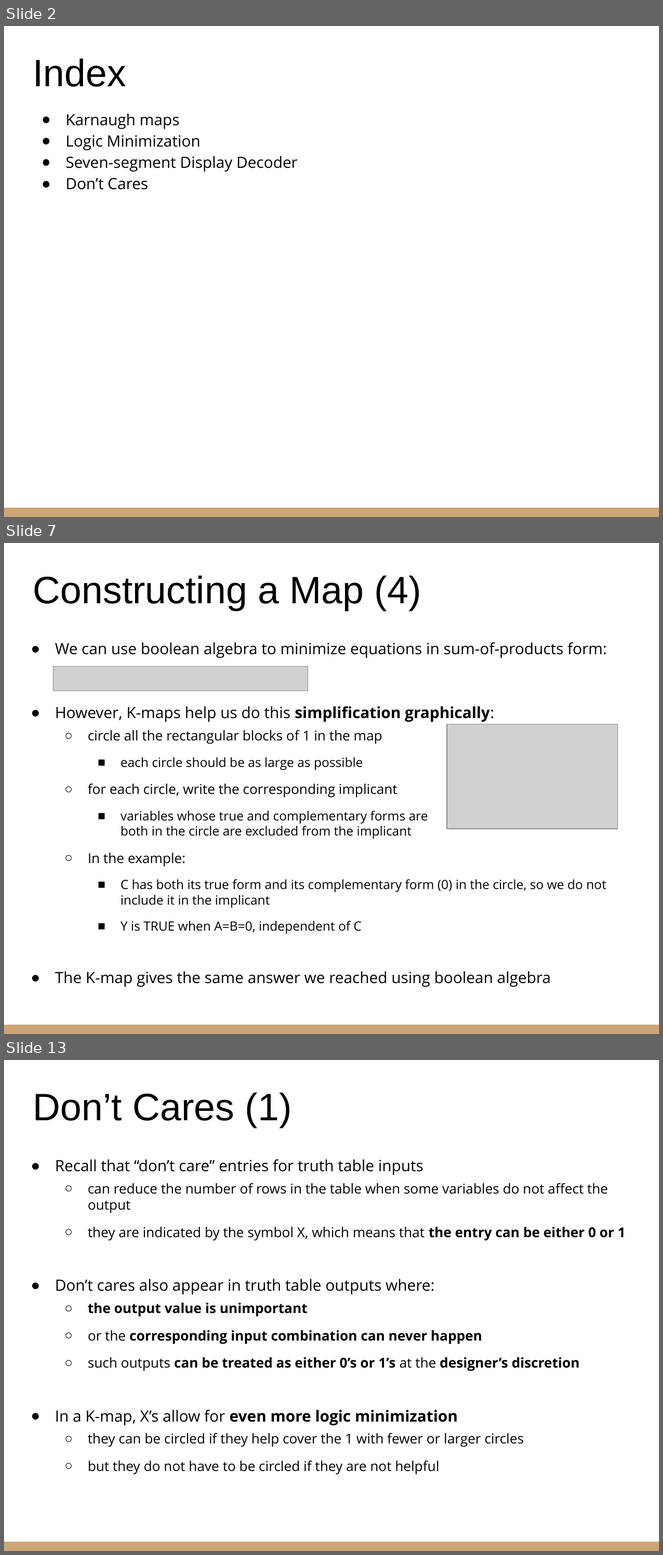
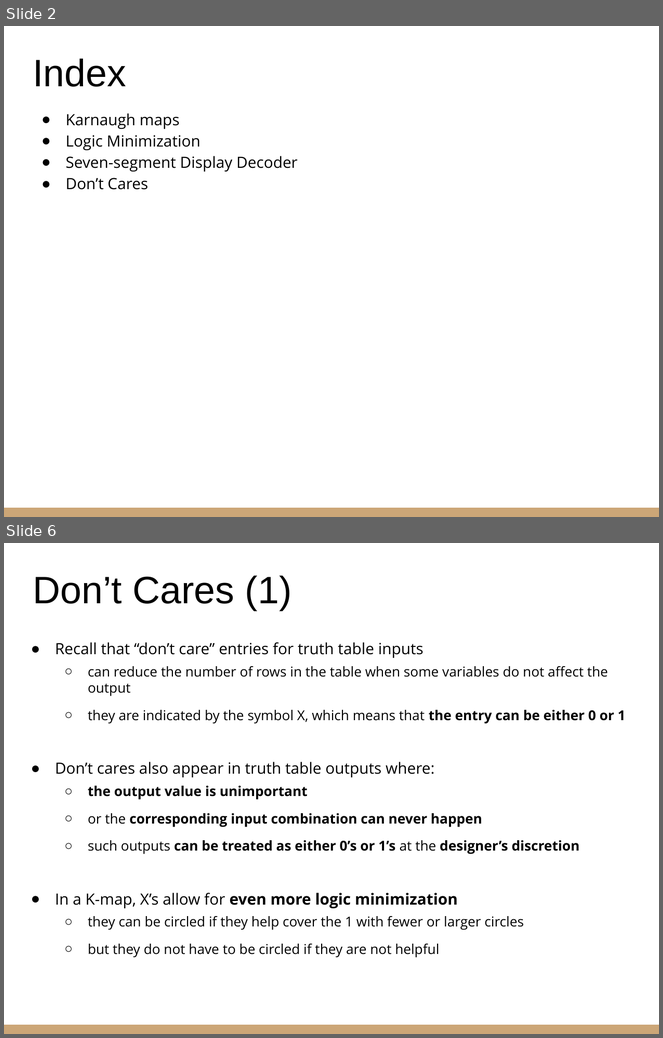
Before and after one commit to riccardoberta/esd, a slide deck: 06 - Karnaugh Maps/slides.pptx. Shown one above the other, each under a label of ours: slides 2, 7 and 13 before the commit, slides 2 and 6 after it; the slides between them are not shown. The pictures are 663x1555 and 663x1038 pixels, drawn with LibreOffice and Linux fonts; fonts in the diff are those of the drawing; grey boxes stand for pictures. Boxes give left, top, right and bottom in pixels: in the first picture for what was removed or moved away, otherwise in the second. Text is boxed around its words. In the diff, an @@ line names an element or a change of style, - is before the commit and + after.

Commit message:
Fix on boolean algebra exercises

```diff
--- a/06 - Karnaugh Maps/slides.pptx
+++ b/06 - Karnaugh Maps/slides.pptx
@@ slide 7 removed at (4, 543, 659, 1034), background #FFFFFF; not listed: 1 template element that a slide beside it also shows @@
@@ title removed at (33, 575, 422, 611) @@
-Constructing a Map (4)
@@ text removed at (55, 642, 607, 987) @@
-● We can use boolean algebra to minimize equations in sum-of-products form:
-● However, K-maps help us do this simplification graphically:
-  ○ circle all the rectangular blocks of 1 in the map
-    ■ each circle should be as large as possible
-  ○ for each circle, write the corresponding implicant
-    ■ variables whose true and complementary forms are
-      both in the circle are excluded from the implicant
-  ○ In the example:
-    ■ C has both its true form and its complementary form (0) in the circle, so we do not include it in the implicant
-    ■ Y is TRUE when A=B=0, independent of C
-● The K-map gives the same answer we reached using boolean algebra
@@ picture removed at (53, 667, 308, 692) @@
@@ picture removed at (447, 724, 618, 830) @@
@@ what was slide 13 is now slide 6 @@
```
Also in this commit, not shown: 3 slides changed, 6 other slides removed, 36 other files.
